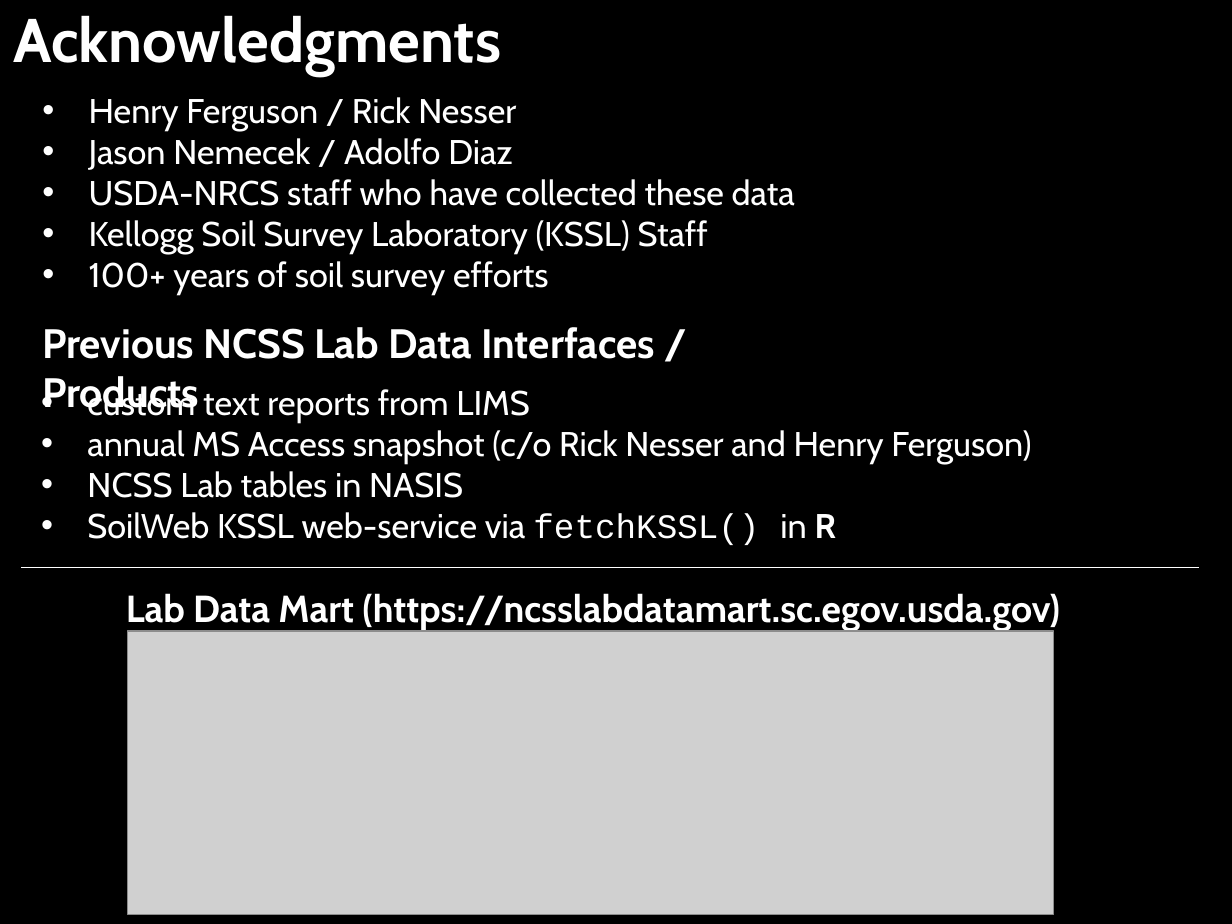
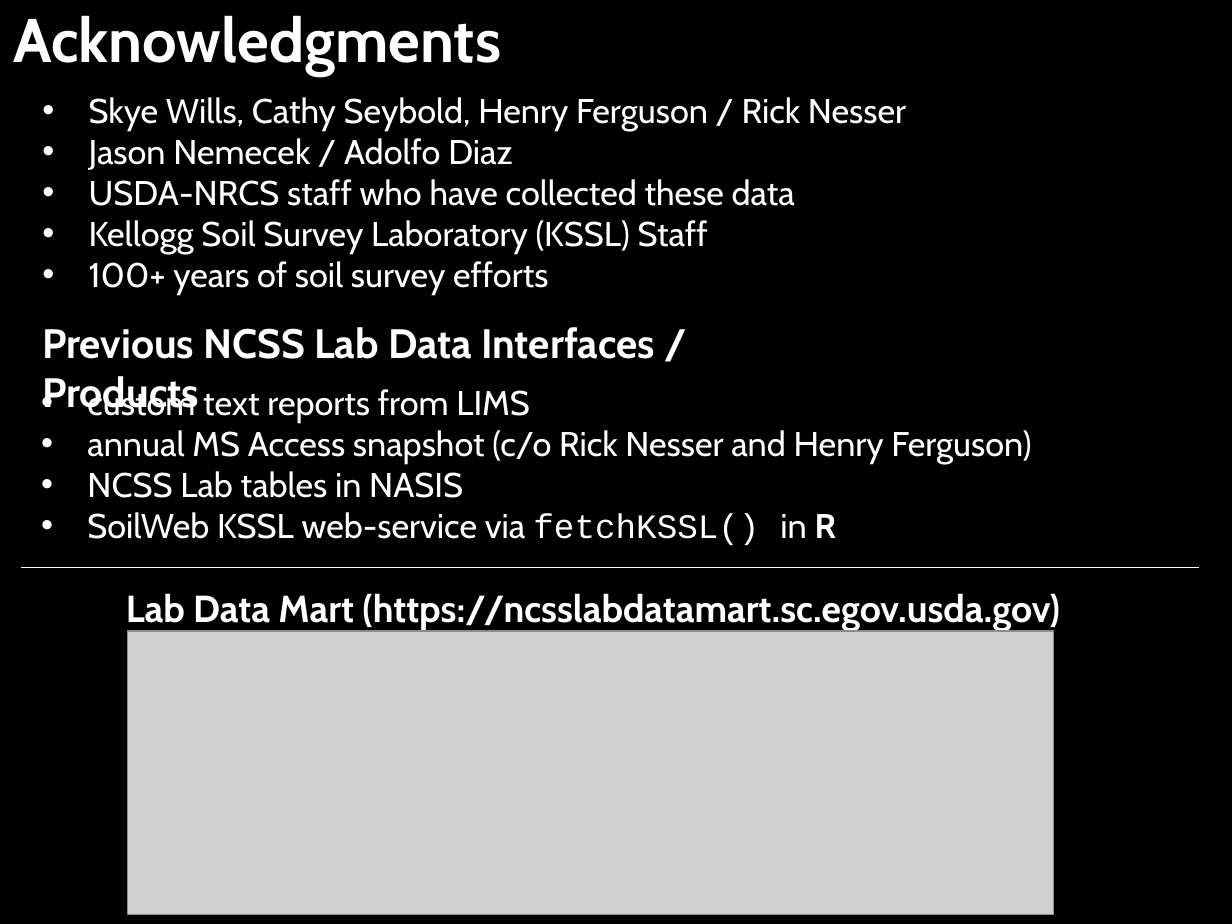
Before and after one commit to jneme910/Lab_Data_Mart_Documentation, a slide deck: slide 2 of Documents/SDA-KSSL-demo-Nemecek.pptx. Drawn at 1232x924 pixels with LibreOffice and Linux fonts; fonts in the diff are those of the drawing; grey boxes stand for pictures. Boxes give left, top, right and bottom in pixels: in the first picture for what was removed or moved away, otherwise in the second. Text is boxed around its words. In the diff, an @@ line names an element or a change of style, - is before the commit and + after.

```diff
--- a/Documents/SDA-KSSL-demo-Nemecek.pptx
+++ b/Documents/SDA-KSSL-demo-Nemecek.pptx
@@ text at (x1=89, y1=97, x2=906, y2=131): text changed @@
-• Henry Ferguson / Rick Nesser
+• Skye Wills, Cathy Seybold, Henry Ferguson / Rick Nesser
```
Also in this commit, not shown: 5 other files.
